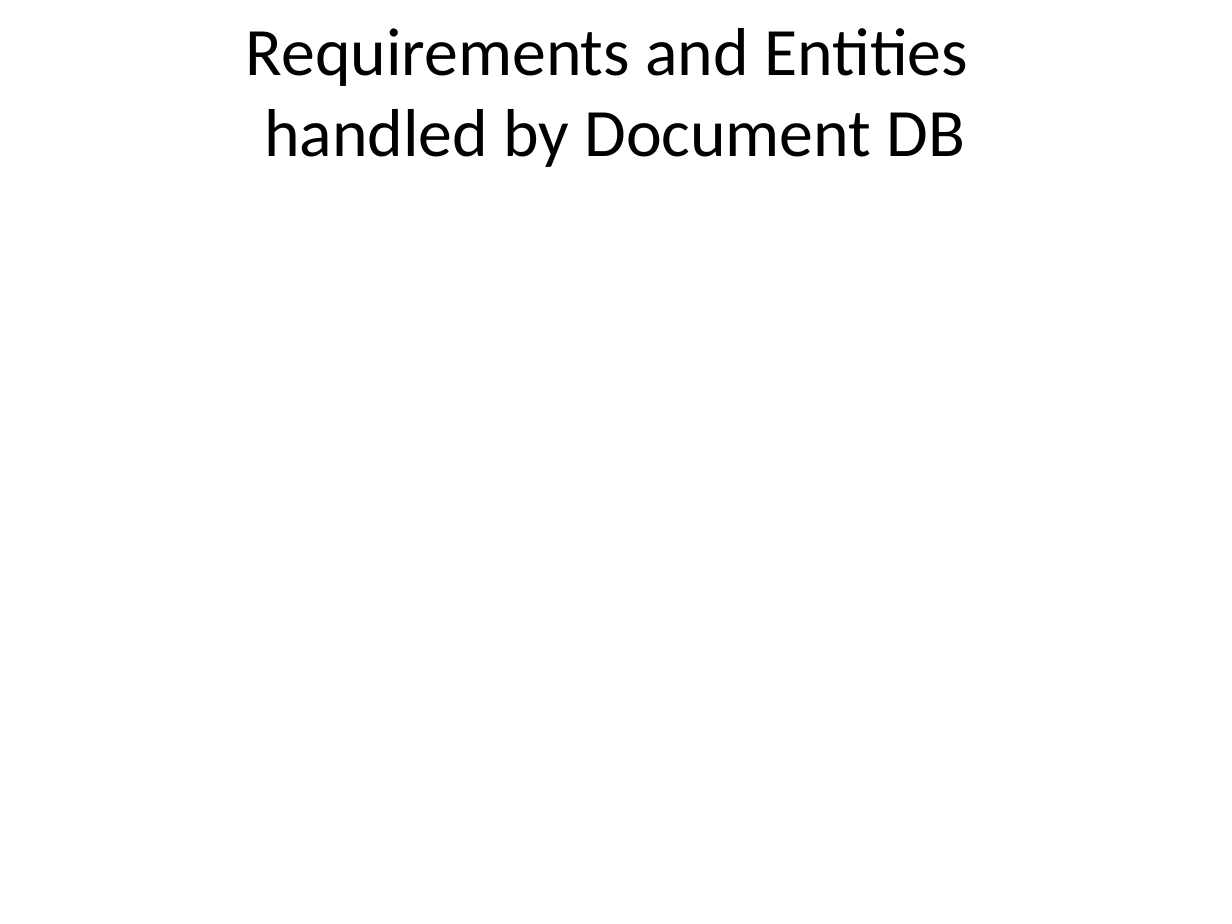
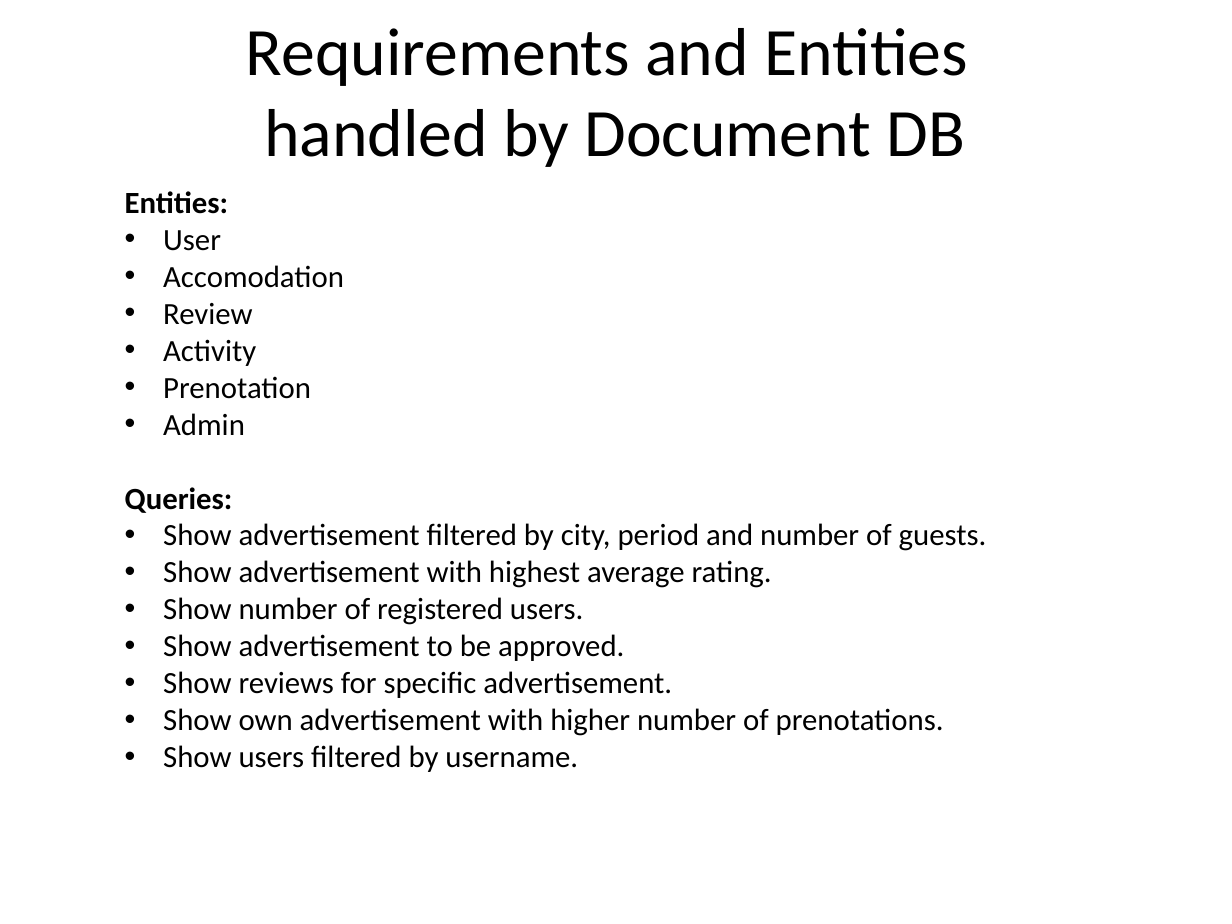
Before and after one commit to bata26/MyVacation, a slide deck: slide 6 of Project Design Presentation My Vacation.pptx. Drawn at 1232x924 pixels with LibreOffice and Linux fonts; fonts in the diff are those of the drawing; background and template pictures are left out. Boxes give left, top, right and bottom in pixels: in the first picture for what was removed or moved away, otherwise in the second. Text is boxed around its words. In the diff, an @@ line names an element or a change of style, - is before the commit and + after.

```diff
--- a/Project Design Presentation My Vacation.pptx
+++ b/Project Design Presentation My Vacation.pptx
@@ text added at bbox=[125, 191, 987, 772], 18 pt, text #000000 @@
+Entities:
+• User
+• Accomodation
+• Review
+• Activity
+• Prenotation
+• Admin
+Queries:
+• Show advertisement filtered by city, period and number of guests.
+• Show advertisement with highest average rating.
+• Show number of registered users.
+• Show advertisement to be approved.
+• Show reviews for specific advertisement.
+• Show own advertisement with higher number of prenotations.
+• Show users filtered by username.
```
Also in this commit, not shown: 2 other slides changed, 2 other files.
